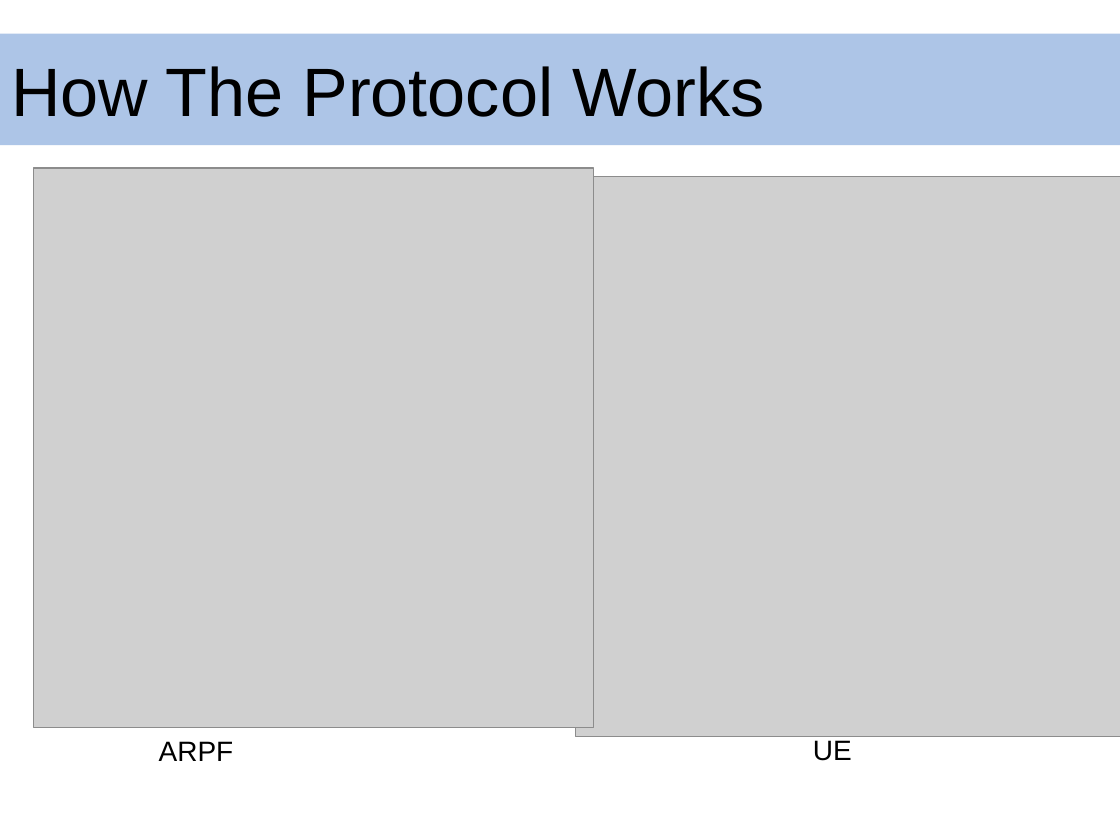
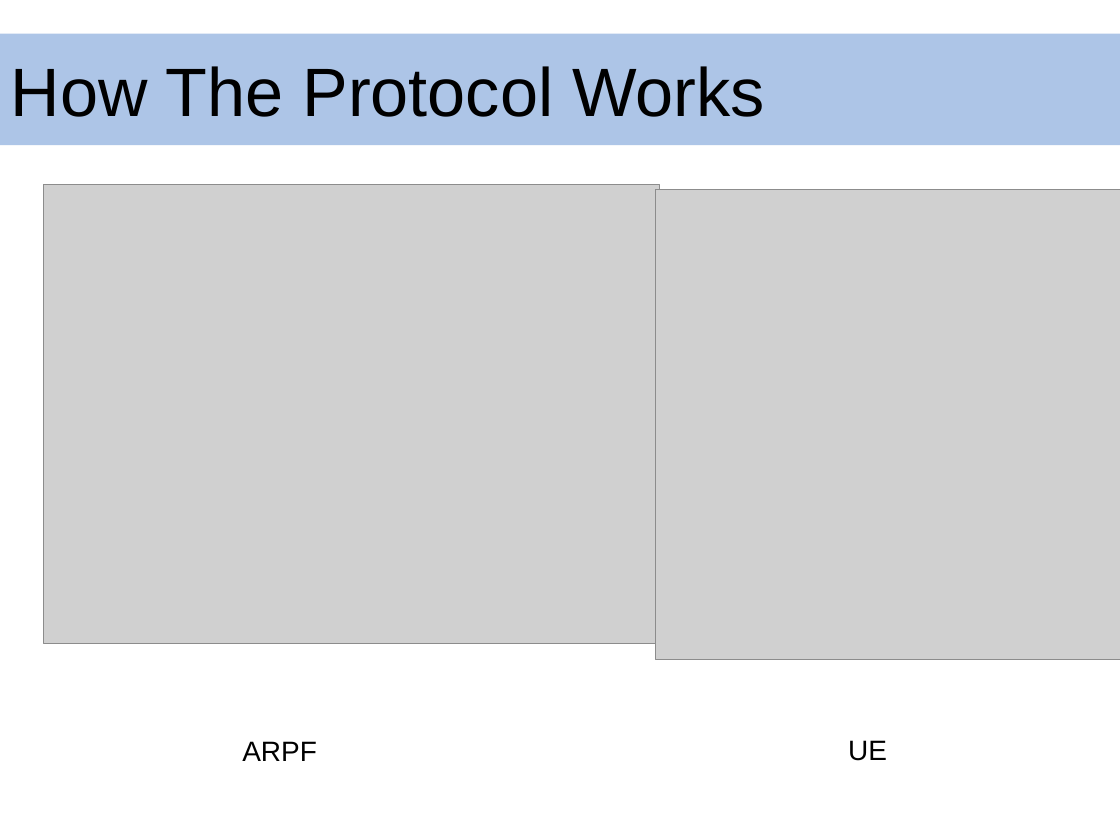
Before and after one commit to dmclayton/5g-security, a slide deck: slide 13 of ppt/5gakaPpt.pptx. Drawn at 1120x840 pixels with LibreOffice and Linux fonts; fonts in the diff are those of the drawing; grey boxes stand for pictures; background and template pictures are left out. Boxes give left, top, right and bottom in pixels: in the first picture for what was removed or moved away, otherwise in the second. Text is boxed around its words. In the diff, an @@ line names an element or a change of style, - is before the commit and + after.

Commit message:
fixed image in slide

```diff
--- a/ppt/5gakaPpt.pptx
+++ b/ppt/5gakaPpt.pptx
@@ picture: place and size @@
-picture at [34,168,594,728]
+picture at [44,185,660,644]
@@ picture: place and size @@
-picture at [576,176,1120,736]
+picture at [655,189,1120,660]
@@ text "ARPF": place and size @@
-text "ARPF" at [159,741,234,761]
+text "ARPF" at [242,741,317,761]
@@ text "UE": place and size @@
-text "UE" at [813,740,852,761]
+text "UE" at [848,740,887,761]
```
